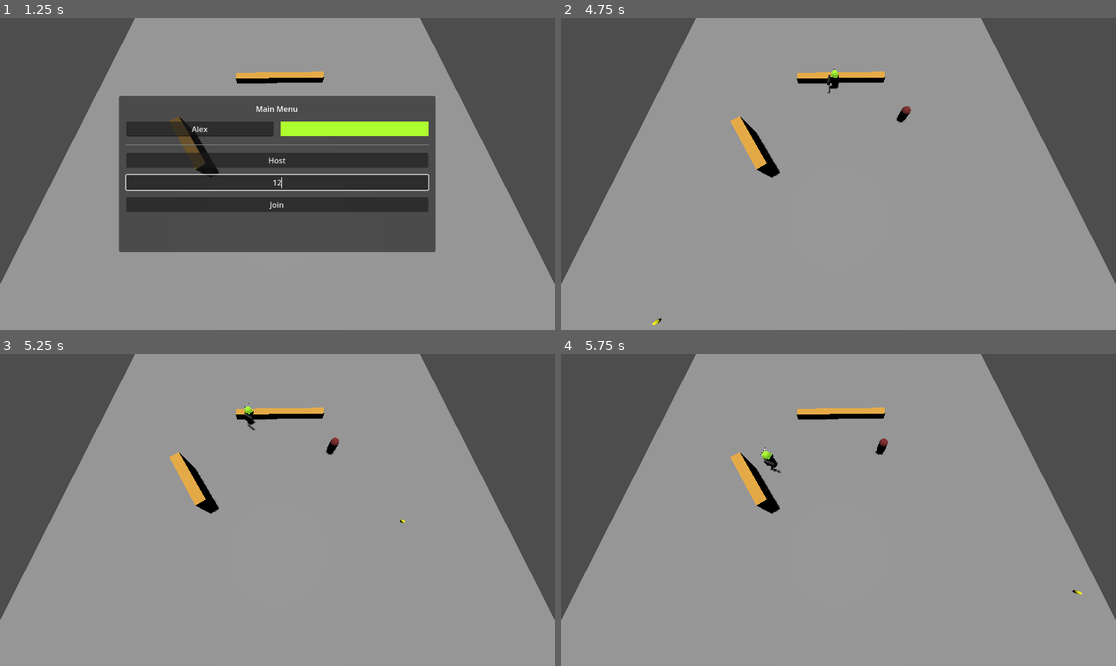
Above: before the commit, frames 1-4 (two rows, left to right).
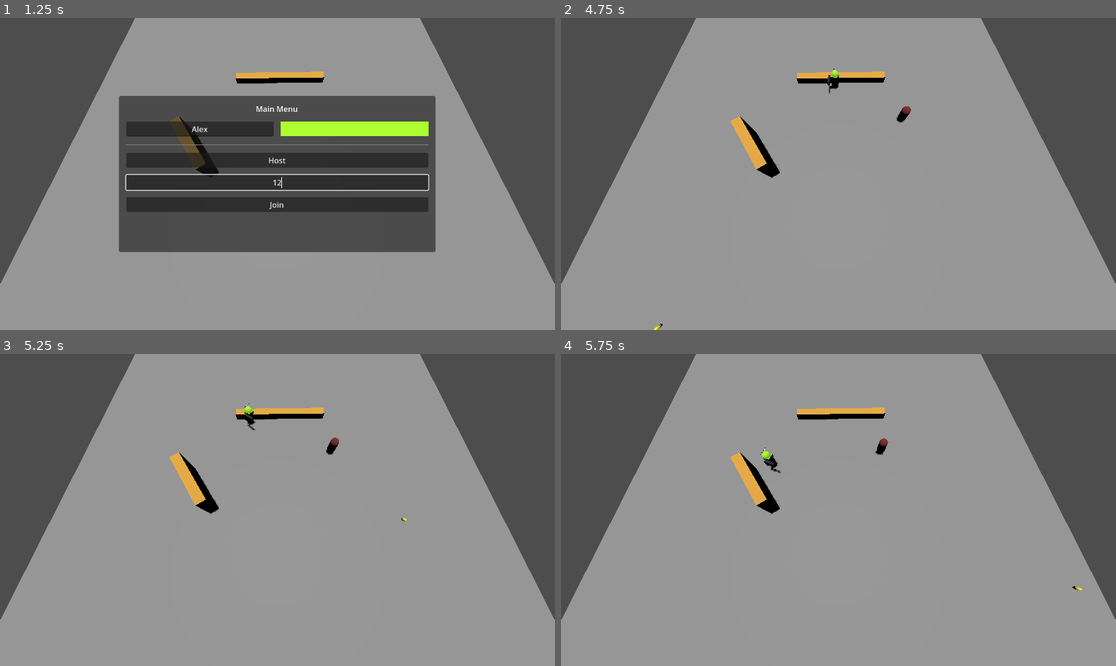
Above: after the commit, the same moments.

Repository: leutine/godot-test-project
Game: Godot game, scene res://main.tscn
Same seed, same stepped clock (60 frames per second), same inputs: the game is played once before the commit and once after it.
Inputs (mouse positions are in pixels of both pictures, inside the frame that each line leads up to):
- Up to frame 1 (1.25 s): click (199, 130) at 0.52 s; type "Alex" at 0.6 s; click (277, 183) at 0.75 s; type "12" at 0.83 s
- Up to frame 2 (4.75 s): click "Host" at 1.25 s; tap Enter (ui_accept) at 2, 2.27, 3.02, 4.52 s; move the mouse to (960, 158) at 2.02 s; hold D (move_right) 2.03-2.78 s; tap Shift (dodge) at 2.1, 4.35 s; click (960, 158) at 2.17 s; move the mouse to (727, 189) at 2.77 s; hold S (move_backward) 2.78-3.53 s; click (727, 189) at 2.85 s; move the mouse to (894, 105) at 3.52 s; hold D (move_right) 3.53-4.28 s; tap E (spawn_mob) at 3.6 s; click (894, 105) at 3.67 s; move the mouse to (810, 236) at 4.27 s; hold W (move_forward) from 4.28 s (still down); click (810, 236) at 4.42 s
- Up to frame 3 (5.25 s): move the mouse to (444, 556) at 5.02 s; release W (move_forward) at 5.03 s; press the mouse at (444, 556) at 5.03 s; hold A (move_left) from 5.03 s (still down)
- Up to frame 4 (5.75 s): keep holding A (move_left); tap Enter (ui_accept) at 5.27 s

Frame 1 is identical in both runs. In frame 2, less than 0.1% of the frame differs, in the area x 16-49%, y 20-100%; in frame 3, less than 0.1%; in frame 4, less than 0.1%.

Commit message:
convert to 4.1

Diff:
--- a/test-project/enemy.tscn
+++ b/test-project/enemy.tscn
@@ -17,9 +17,11 @@
 properties/0/path = NodePath(".:position")
 properties/0/spawn = true
 properties/0/sync = true
+properties/0/watch = false
 properties/1/path = NodePath(".:rotation")
 properties/1/spawn = true
 properties/1/sync = true
+properties/1/watch = false
 
 [sub_resource type="Animation" id="Animation_u8ijr"]
 resource_name = "take_hit"
@@ -60,7 +62,7 @@
 
 [node name="NavigationAgent3D" type="NavigationAgent3D" parent="."]
 target_desired_distance = 2.0
-agent_height_offset = 0.1
+path_height_offset = 0.1
 avoidance_enabled = true
 
 [node name="Stats" parent="." instance=ExtResource("2_fsee3")]
--- a/test-project/gun.tscn
+++ b/test-project/gun.tscn
@@ -48,7 +48,6 @@
 bullet = ExtResource("2_yuitu")
 
 [node name="BodyPivot" type="Marker3D" parent="."]
-transform = Transform3D(1, 0, 0, 0, 1, 0, 0, 0, 1, 0, 0, 0)
 
 [node name="ShootingMarker" type="Marker3D" parent="BodyPivot"]
 transform = Transform3D(0.4, 0, 0, 0, 0.4, 0, 0, 0, 0.4, 0, 0.303933, 1.11562)
--- a/test-project/player.tscn
+++ b/test-project/player.tscn
@@ -20,21 +20,27 @@
 properties/0/path = NodePath(".:position")
 properties/0/spawn = true
 properties/0/sync = true
+properties/0/watch = false
 properties/1/path = NodePath(".:rotation")
 properties/1/spawn = true
 properties/1/sync = true
+properties/1/watch = false
 properties/2/path = NodePath("Mesh:rotation")
 properties/2/spawn = true
 properties/2/sync = true
+properties/2/watch = false
 properties/3/path = NodePath("NameLabel:text")
 properties/3/spawn = true
 properties/3/sync = true
+properties/3/watch = false
 properties/4/path = NodePath(".:material")
 properties/4/spawn = true
 properties/4/sync = true
+properties/4/watch = false
 properties/5/path = NodePath(".:color")
 properties/5/spawn = true
 properties/5/sync = true
+properties/5/watch = false
 
 [node name="Player" type="CharacterBody3D" groups=["players"]]
 collision_layer = 2
@@ -50,7 +56,7 @@
 skeleton = NodePath("../..")
 
 [node name="Hand" type="Marker3D" parent="Mesh/Body"]
-transform = Transform3D(1, 0, 0, 0, 1, 0, 0, 0, 1, -0.665665, 0.0199442, 0.238044)
+transform = Transform3D(0.999925, 0, 0.012217, 0, 1, 0, -0.012217, 0, 0.999925, -0.665665, 0.0199442, 0.238044)
 
 [node name="Eyes" type="MeshInstance3D" parent="Mesh/Body"]
 transform = Transform3D(1, 0, 0, 0, 1, 0, 0, 0, 1, 0, 0.452195, 0.307981)
--- a/test-project/project.godot
+++ b/test-project/project.godot
@@ -12,7 +12,7 @@
 
 config/name="godot-test-project"
 run/main_scene="res://main.tscn"
-config/features=PackedStringArray("4.0", "Forward Plus")
+config/features=PackedStringArray("4.1", "Forward Plus")
 boot_splash/show_image=false
 config/icon="res://icon.svg"
 
@@ -54,7 +54,12 @@
 }
 primary_action={
 "deadzone": 0.5,
-"events": [Object(InputEventMouseButton,"resource_local_to_s …(211 unchanged characters)… 242, 57),"factor":1.0,"button_index":1,"pressed":true,"double_click":false,"script":null)
+"events": [Object(InputEventMouseButton,"resource_local_to_s …(211 unchanged characters)… 242, 57),"factor":1.0,"button_index":1,"canceled":false,"pressed":true,"double_click":false,"script":null)
+]
+}
+swap_weapon={
+"deadzone": 0.5,
+"events": [Object(InputEventKey,"resource_local_to_scene":false,"resource_name":"","device":-1,"window_id":0,"alt_pressed":false,"shift_pressed":false,"ctrl_pressed":false,"meta_pressed":false,"pressed":false,"keycode":0,"physical_keycode":81,"key_label":0,"unicode":113,"echo":false,"script":null)
 ]
 }
 
